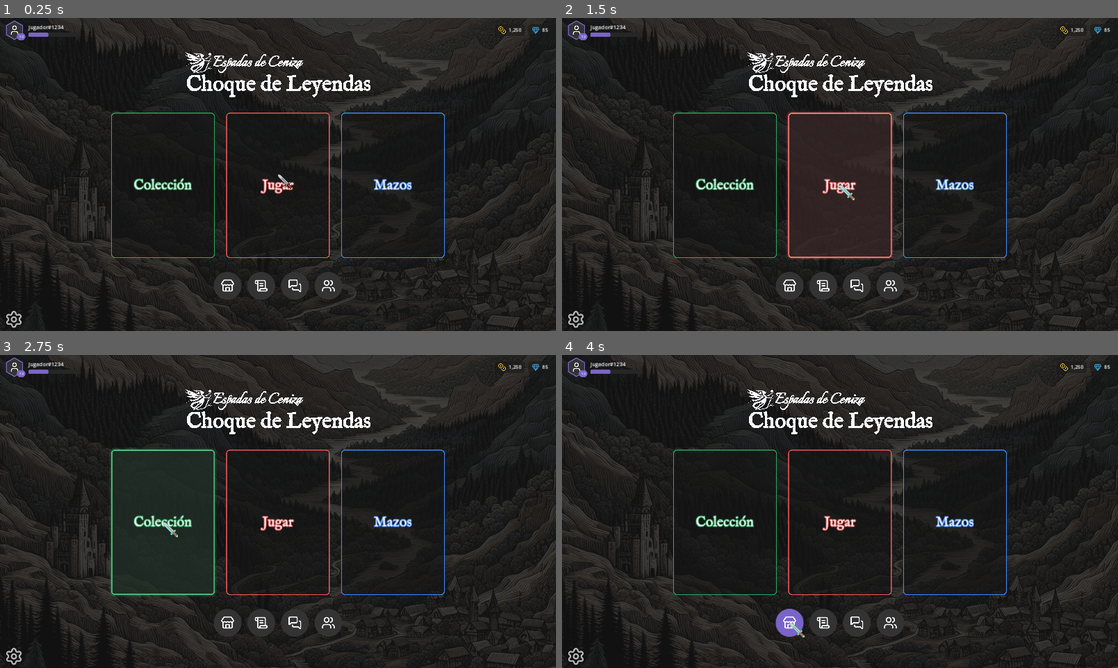
Above: before the commit, frames 1-4 (two rows, left to right).
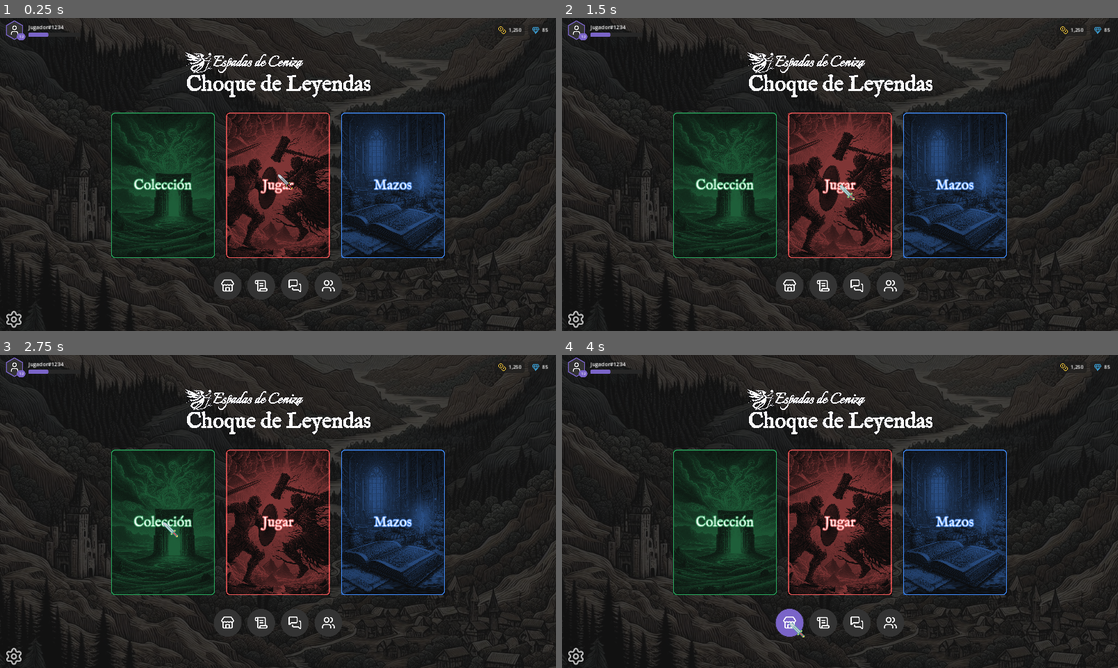
Above: after the commit, the same moments.

Repository: Bildurre/choque_de_leyendas_vg
Game: Godot game, scene res://screens/main_menu/main_menu_desktop.tscn
Two runs of this game, one before a commit and one after it. Both use one fixed random seed, a clock stepped at 60 frames per second and the inputs below.
Inputs (mouse positions are in pixels of both pictures, inside the frame that each line leads up to):
- Up to frame 1 (0.25 s): no input
- Up to frame 2 (1.5 s): click "Jugar" at 0.5 s; click "Jugar" at 1.25 s
- Up to frame 3 (2.75 s): click "Colección" at 2 s
- Up to frame 4 (4 s): click "Mazos" at 2.75 s; click (789, 624) at 3.5 s

The runs differ from the first frame. In frame 1, 13% of the frame differs, in the area x 20-80%, y 30-77%; in frame 2, 15%, in the area x 20-80%, y 29-78%; in frame 3, 12%; in frame 4, 13%.

Commit message:
Add background images to card buttons with grayscale+tint shader
- Moved collection/play/decks images from imagenes/ to assets/images/cards/
- Created grayscale_tint.gdshader: converts to B&W, applies accent color
  tint, handles corner radius masking, and zoom via UV offset
- Rewrote menu_card_button.gd:
  - New background_texture export for card background image
  - TextureRect child rendered behind button (show_behind_parent)
  - Hover effect: only image zoom (1.0 → 1.08) via shader uniform tween
  - Same StyleBox for all states (no bg/border changes on hover)
- Updated .tscn: assigned collection→green, play→red, decks→blue

https://claude.ai/code/session_0176j4sJi8nNgewyZfevnuDY

Diff:
--- a/screens/main_menu/main_menu_desktop.tscn
+++ b/screens/main_menu/main_menu_desktop.tscn
@@ -16,6 +16,9 @@
 [ext_resource type="Script" path="res://ui/components/buttons/menu_card_button.gd" id="14_mcb"]
 [ext_resource type="Texture2D" path="res://assets/logos/logo_full_es_light.svg" id="15_logo"]
 [ext_resource type="Shader" path="res://ui/shaders/outline.gdshader" id="16_oshader"]
+[ext_resource type="Texture2D" path="res://assets/images/cards/collection.jpeg" id="17_col_img"]
+[ext_resource type="Texture2D" path="res://assets/images/cards/play.jpeg" id="18_play_img"]
+[ext_resource type="Texture2D" path="res://assets/images/cards/decks.jpeg" id="19_decks_img"]
 
 [sub_resource type="StyleBoxFlat" id="StyleBoxFlat_currbox"]
 bg_color = Color(0.1, 0.1, 0.1, 0.6)
@@ -278,6 +281,7 @@
 text = "Colección"
 script = ExtResource("14_mcb")
 accent_color = Color(0.161, 0.671, 0.373, 1)
+background_texture = ExtResource("17_col_img")
 
 [node name="PlayButton" type="Button" parent="Layout/MiddleSection/ContentColumn/CardRow"]
 unique_name_in_owner = true
@@ -286,6 +290,7 @@
 text = "Jugar"
 script = ExtResource("14_mcb")
 accent_color = Color(0.945, 0.349, 0.349, 1)
+background_texture = ExtResource("18_play_img")
 
 [node name="DecksButton" type="Button" parent="Layout/MiddleSection/ContentColumn/CardRow"]
 unique_name_in_owner = true
@@ -294,6 +299,7 @@
 text = "Mazos"
 script = ExtResource("14_mcb")
 accent_color = Color(0.251, 0.549, 0.992, 1)
+background_texture = ExtResource("19_decks_img")
 
 [node name="NavBar" type="HBoxContainer" parent="Layout/MiddleSection/ContentColumn"]
 layout_mode = 2
--- a/ui/components/buttons/menu_card_button.gd
+++ b/ui/components/buttons/menu_card_button.gd
@@ -1,10 +1,14 @@
-## Botón rectangular tipo tarjeta con borde de color y texto IMFellEnglish.
+## Botón rectangular tipo tarjeta con imagen de fondo en blanco y negro tintada.
 ## Mantiene aspect ratio 5:7 (ancho:alto) de forma responsiva.
+## En hover solo se hace zoom en la imagen de fondo.
 class_name MenuCardButton
 extends Button
 
-## Color del borde y del outline del texto.
+## Color del borde, tinte de la imagen y outline del texto.
 @export var accent_color: Color = GameColors.COLOR_GREEN
+
+## Textura de fondo (se muestra en escala de grises con el tinte del accent_color).
+@export var background_texture: Texture2D
 
 ## Grosor del borde.
 @export var border_width: int = 3
@@ -14,6 +18,13 @@
 
 const ASPECT_RATIO := 5.0 / 7.0
 const FONT_PATH := "res://assets/fonts/imfellenglish/IMFellEnglish-Regular.ttf"
+const SHADER_PATH := "res://ui/shaders/grayscale_tint.gdshader"
+const ZOOM_NORMAL := 1.0
+const ZOOM_HOVER := 1.08
+
+var _bg: TextureRect
+var _shader_mat: ShaderMaterial
+var _tween: Tween
 
 
 func _ready() -> void:
@@ -31,26 +42,46 @@
 	add_theme_constant_override("outline_size", 8)
 
 	_setup_styles()
+	_setup_background()
 	mouse_default_cursor_shape = Control.CURSOR_POINTING_HAND
-	resized.connect(_update_aspect_ratio)
-	call_deferred("_update_aspect_ratio")
+	resized.connect(_on_resized)
+	mouse_entered.connect(_on_hover_entered)
+	mouse_exited.connect(_on_hover_exited)
+	call_deferred("_on_resized")
 
 
 func _setup_styles() -> void:
-	var bg := Color(0.08, 0.08, 0.08, 0.6)
+	var style := _make_style(Color(0.08, 0.08, 0.08, 0.5), accent_color, border_width)
 
-	var normal := _make_style(bg, accent_color, border_width)
+	add_theme_stylebox_override("normal", style)
+	add_theme_stylebox_override("hover", style)
+	add_theme_stylebox_override("pressed", style)
+	add_theme_stylebox_override("focus", StyleBoxEmpty.new())
 
-	var hover := _make_style(Color(0.12, 0.12, 0.12, 0.7), accent_color.lightened(0.2), border_width + 1)
-	hover.shadow_size = 8
-	hover.shadow_color = Color(accent_color, 0.3)
 
-	var pressed := _make_style(Color(0.05, 0.05, 0.05, 0.8), accent_color.darkened(0.2), border_width)
+func _setup_background() -> void:
+	if not background_texture:
+		return
 
-	add_theme_stylebox_override("normal", normal)
-	add_theme_stylebox_override("hover", hover)
-	add_theme_stylebox_override("pressed", pressed)
-	add_theme_stylebox_override("focus", StyleBoxEmpty.new())
+	var shader := load(SHADER_PATH) as Shader
+	if not shader:
+		return
+
+	_shader_mat = ShaderMaterial.new()
+	_shader_mat.shader = shader
+	_shader_mat.set_shader_parameter("tint_color", accent_color)
+	_shader_mat.set_shader_parameter("corner_radius", float(corner_radius))
+	_shader_mat.set_shader_parameter("zoom", ZOOM_NORMAL)
+
+	_bg = TextureRect.new()
+	_bg.texture = background_texture
+	_bg.expand_mode = 1  # IGNORE_SIZE
+	_bg.stretch_mode = 6  # KEEP_ASPECT_COVERED
+	_bg.set_anchors_preset(Control.PRESET_FULL_RECT)
+	_bg.material = _shader_mat
+	_bg.show_behind_parent = true
+	_bg.mouse_filter = Control.MOUSE_FILTER_IGNORE
+	add_child(_bg)
 
 
 func _make_style(bg: Color, border: Color, bw: int) -> StyleBoxFlat:
@@ -62,7 +93,36 @@
 	return s
 
 
-func _update_aspect_ratio() -> void:
+func _on_resized() -> void:
 	var target_w := size.y * ASPECT_RATIO
 	if abs(custom_minimum_size.x - target_w) > 1.0:
 		custom_minimum_size.x = target_w
+
+	if _shader_mat:
+		_shader_mat.set_shader_parameter("rect_size", size)
+
+
+func _on_hover_entered() -> void:
+	if not _shader_mat:
+		return
+	if _tween:
+		_tween.kill()
+	_tween = create_tween().set_ease(Tween.EASE_OUT).set_trans(Tween.TRANS_CUBIC)
+	_tween.tween_method(_set_zoom, _get_zoom(), ZOOM_HOVER, 0.3)
+
+
+func _on_hover_exited() -> void:
+	if not _shader_mat:
+		return
+	if _tween:
+		_tween.kill()
+	_tween = create_tween().set_ease(Tween.EASE_OUT).set_trans(Tween.TRANS_CUBIC)
+	_tween.tween_method(_set_zoom, _get_zoom(), ZOOM_NORMAL, 0.3)
+
+
+func _set_zoom(value: float) -> void:
+	_shader_mat.set_shader_parameter("zoom", value)
+
+
+func _get_zoom() -> float:
+	return _shader_mat.get_shader_parameter("zoom")
--- /dev/null
+++ b/ui/shaders/grayscale_tint.gdshader
@@ -0,0 +1,22 @@
+shader_type canvas_item;
+
+uniform vec4 tint_color : source_color = vec4(1.0, 0.0, 0.0, 1.0);
+uniform float corner_radius = 12.0;
+uniform vec2 rect_size = vec2(200.0, 280.0);
+uniform float zoom = 1.0;
+
+void fragment() {
+	vec2 zoomed_uv = (UV - 0.5) / zoom + 0.5;
+	vec4 tex = texture(TEXTURE, zoomed_uv);
+	float gray = dot(tex.rgb, vec3(0.299, 0.587, 0.114));
+
+	COLOR = vec4(vec3(gray) * tint_color.rgb, tex.a);
+
+	// Round corner masking
+	vec2 pixel = UV * rect_size;
+	vec2 from_corner = min(pixel, rect_size - pixel);
+	if (from_corner.x < corner_radius && from_corner.y < corner_radius) {
+		float dist = length(vec2(corner_radius) - from_corner);
+		COLOR.a *= 1.0 - smoothstep(corner_radius - 1.0, corner_radius, dist);
+	}
+}
Renamed: imagenes/collection.jpeg -> assets/images/cards/collection.jpeg
Renamed: imagenes/decks.jpeg -> assets/images/cards/decks.jpeg
Renamed: imagenes/play.jpeg -> assets/images/cards/play.jpeg
Not shown: 1 places in screens/main_menu/main_menu_desktop.tscn that only renumber resources
